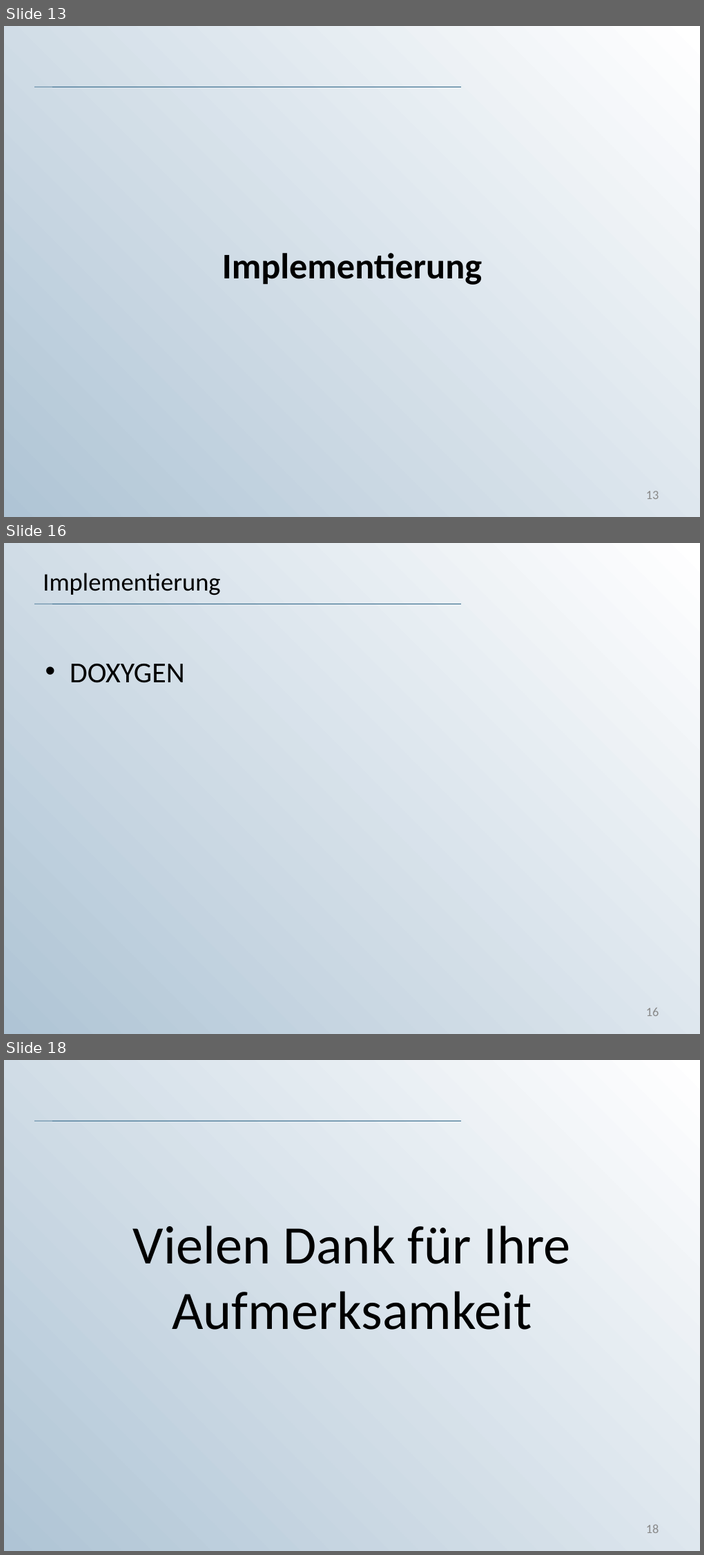
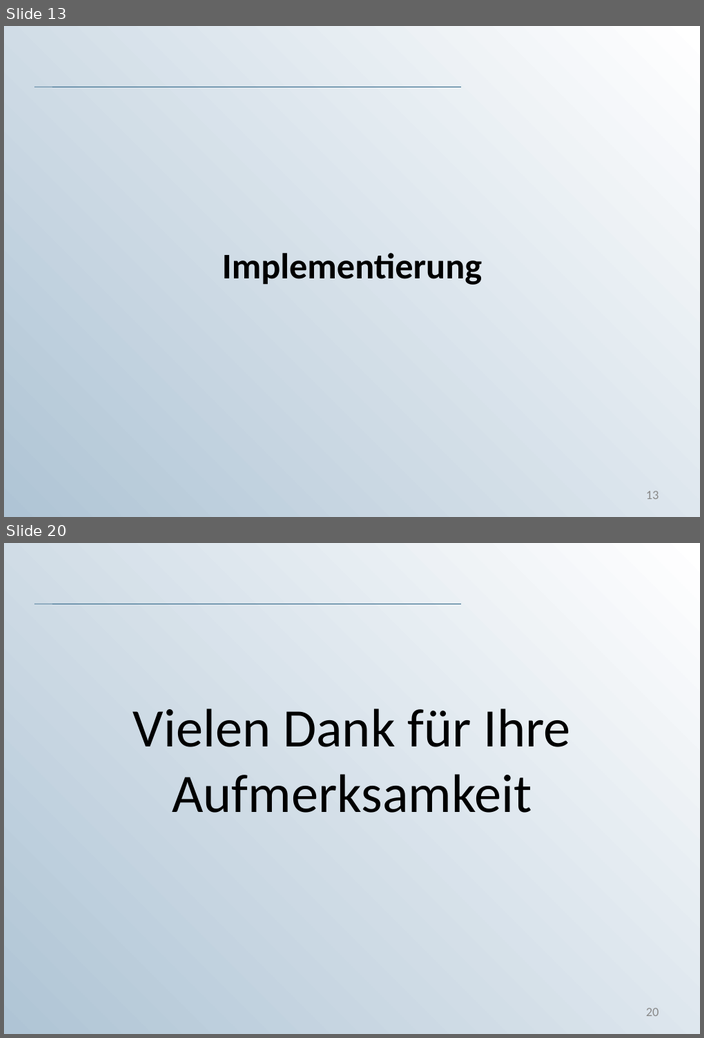
Before and after one commit to KaterinaKirova/Exam-DAVA, a slide deck: Präsentation_DAVA_Prüfung.ppt. Shown one above the other, each under a label of ours: slides 13, 16 and 18 before the commit, slides 13 and 20 after it; the slides between them are not shown. The pictures are 704x1555 and 704x1038 pixels, drawn with LibreOffice and Linux fonts; fonts in the diff are those of the drawing; background and template pictures are left out. Boxes give left, top, right and bottom in pixels: in the first picture for what was removed or moved away, otherwise in the second. Text is boxed around its words. In the diff, an @@ line names an element or a change of style, - is before the commit and + after.

```diff
--- a/Präsentation_DAVA_Prüfung.ppt
+++ b/Präsentation_DAVA_Prüfung.ppt
@@ slide 16 removed at (4,543,700,1034), background gradient #AFC4D5 to #FFFFFF; not listed: 1 template element that a slide beside it also shows @@
@@ title removed at (43,573,220,595) @@
-Implementierung
@@ text removed at (70,664,185,683) @@
-• DOXYGEN
@@ page number removed at (646,1008,659,1016) @@
-16
@@ what was slide 18 is now slide 20 @@
@@ page number at (646,1008,659,1016): text changed @@
-18
+20
```
Also in this commit, not shown: 5 slides changed, 3 slides added.
